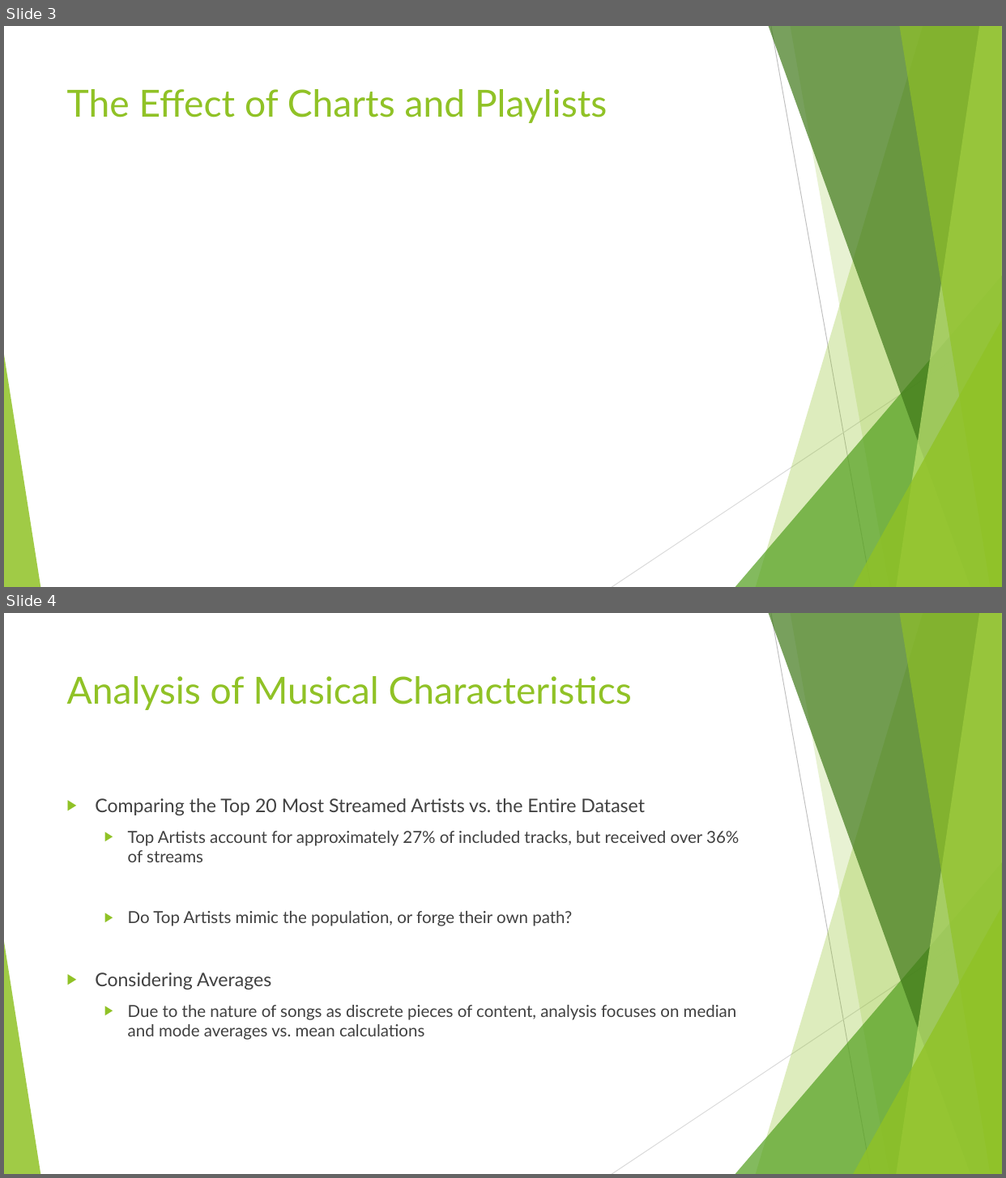
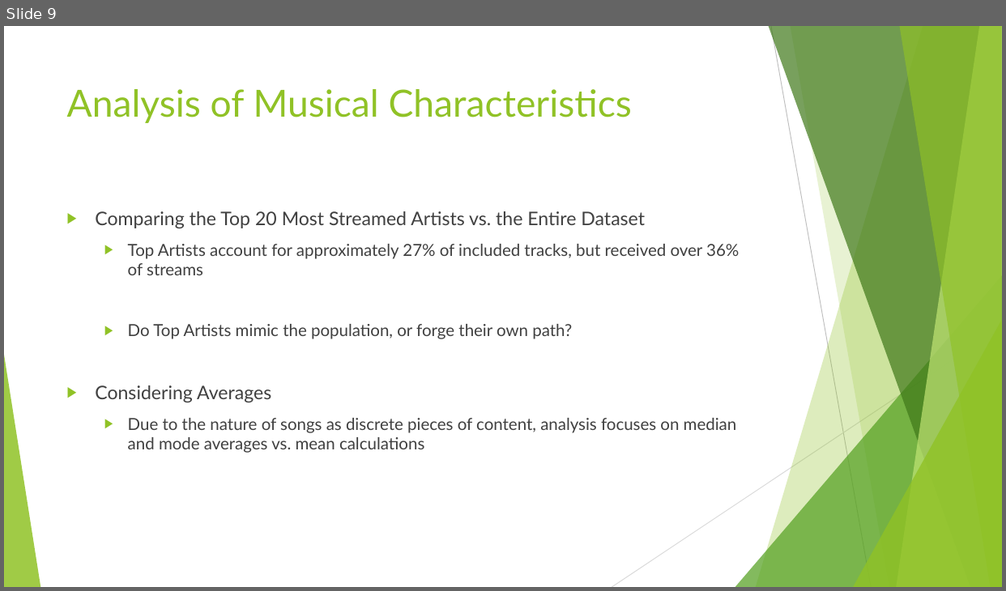
Before and after one commit to d6kramer/project-1-group-08, a slide deck: Project_1_Spotify_2023_Analysis.pptx. Shown one above the other, each under a label of ours: slides 3 and 4 before the commit, slide 9 after it. The pictures are 1006x1178 and 1006x591 pixels, drawn with LibreOffice and Linux fonts; fonts in the diff are those of the drawing. Boxes give left, top, right and bottom in pixels: in the first picture for what was removed or moved away, otherwise in the second. Text is boxed around its words. In the diff, an @@ line names an element or a change of style, - is before the commit and + after.

```diff
--- a/Project_1_Spotify_2023_Analysis.pptx
+++ b/Project_1_Spotify_2023_Analysis.pptx
@@ slide 3 removed at [4,26,1002,587], background #FFFFFF; not listed: 10 template elements that a slide beside it also shows @@
@@ title removed at [67,89,607,123] @@
-The Effect of Charts and Playlists
@@ what was slide 4 is now slide 9 @@
```
Also in this commit, not shown: 6 slides added, 1 other file.
